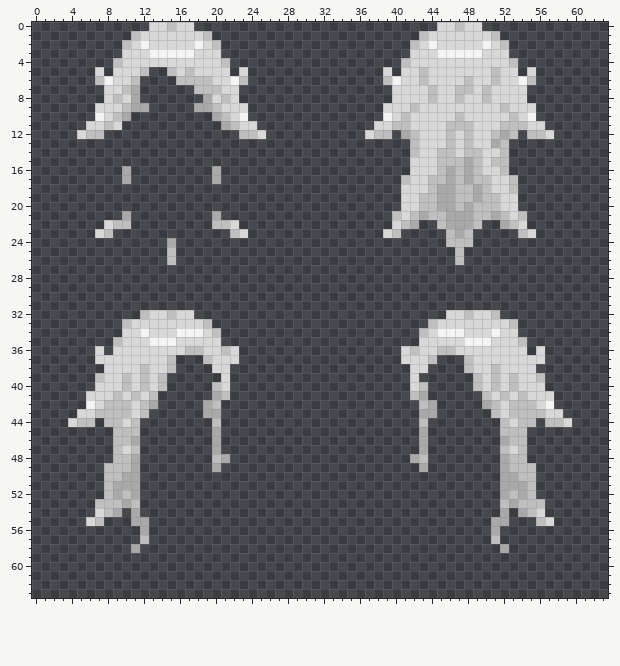
File history of a pixel-art sprite, Resources/Textures/_Nuclear14/Mobs/Customization/hair.rsi/ratty_royalty.png. Above is the file before it was changed.
The file is 64x64 pixels.
Now the later version:
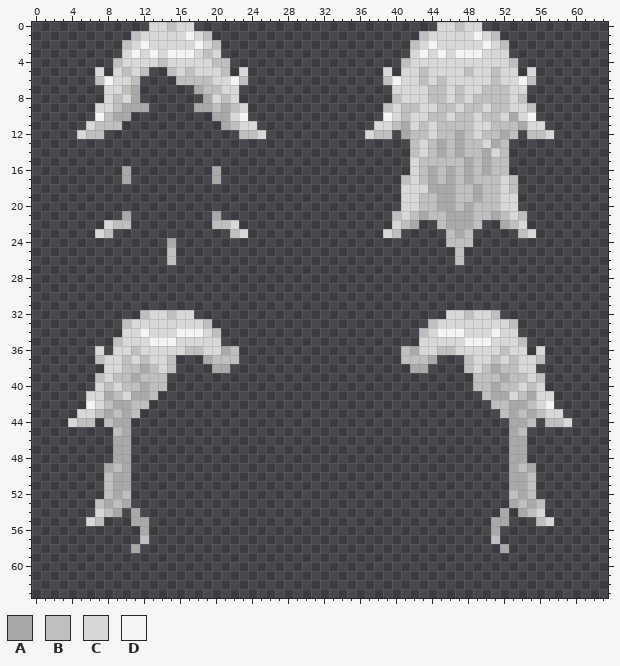
Palette (. is transparent): A #a9a9a9  B #bfbfbf  C #d8d8d8  D #f4f4f4
Diff:
The edit turns colour B into colour A in row 7 at x 18; in row 9 at x 10; in row 10 at x 9, 21 and 53; in row 11 at x 41 and 54; in row 14 at x 45; in rows 17 to 18 at x 44.
The edit turns colour B into colour A in row 36 at x 21 and 42; in row 37 at x 19 and 44; in row 38 at x 12 and 51; in row 40 at x 12 and 51; in row 41 at x 11 and 52; in row 42 at x 9 to 10 and 53 to 54.
The edit turns colour B into colour A in row 43 at x 8, 10, 53 and 55; in row 44 at x 9 and 54; in row 45 at x 10 and 53; in row 46 at x 9 to 10 and 53 to 54; in row 47 at x 9 and 54; in row 48 at x 9 to 10 and 53 to 54.
The edit turns colour B into colour A in row 49 at x 8, 10, 53 and 55; in row 50 at x 9 and 54; in row 53 at x 8 and 55.
The edit turns colour C into colour A in row 9 at x 21; in row 12 at x 47; in row 13 at x 45 and 47; in row 14 at x 47 and 50; in row 15 at x 50; in row 16 at x 44 and 50.
The edit turns colour C into colour A in row 38 at x 20 to 21 and 42 to 43; in row 39 at x 11 and 52; in row 41 at x 8, 12, 51 and 55; in row 44 at x 10 and 53; in row 47 at x 10 and 53.
The edit turns colour C into colour B in row 3 at x 19; in row 4 at x 14 and 20; in row 5 at x 10, 21 and 48; in row 6 at x 45; in row 7 at x 45 and 51 to 52; in row 8 at x 40, 45, 49, 51 to 52 and 54.
The edit turns colour C into colour B in row 9 at x 9, 22, 39, 41, 45 to 46, 48 to 49, 51 and 55; in row 10 at x 8, 44 to 45, 48 and 50 to 51; in row 11 at x 7, 9, 43, 45 and 51; in row 12 at x 43, 45 and 50; in row 13 at x 44 and 49; in row 14 at x 44.
The edit turns colour C into colour B in row 15 at x 43 to 44; in rows 16 to 17 at x 43 and 51; in row 18 at x 51; in row 36 at x 11, 22, 41 and 52; in row 37 at x 7, 10, 12, 20 to 22, 41 to 43, 51, 53 and 56; in row 38 at x 10 to 11, 13, 50 and 52 to 53.
The edit turns colour C into colour B in row 39 at x 9, 13, 50 and 54; in row 40 at x 8, 11, 13, 50, 52 and 55; in rows 42 to 43 at x 11 and 52.
The edit turns colour B into colour C in rows 6 to 7 at x 48.
The edit turns colour D into colour C in row 3 at x 14 and 46.
The edit turns colour C into colour D in row 1 at x 17 and 49; in row 3 at x 11 and 43.
The author cleared colour A in row 41 at x 20 and 43; in row 42 at x 13, 19, 44 and 50; in row 43 at x 19 to 20 and 43 to 44; in row 45 at x 20 and 43; in row 46 at x 11, 20, 43 and 52; in row 47 at x 20 and 43.
The author cleared colour A in row 48 at x 11, 21, 42 and 52; in row 49 at x 11, 20, 43 and 52; in rows 50 to 52 at x 11 and 52.
The author cleared colour B in row 40 at x 20 and 43; in row 41 at x 21 and 42; in row 42 at x 20 and 43; in row 43 at x 12 and 51; in row 44 at x 11, 20, 43 and 52; in row 45 at x 11 and 52.
The author cleared colour B in row 47 at x 11 and 52; in row 48 at x 20 and 43; in row 53 at x 11 and 52.
The author cleared colour C in rows 39 to 40 at x 21 and 42.
Pixel boxes of the changes (left, top, right, bottom) in both pictures:
changed: (95, 31, 239, 130)
changed: (383, 31, 536, 193)
changed: (95, 346, 158, 508)
changed: (203, 346, 239, 472)
changed: (401, 346, 437, 472)
changed: (482, 346, 545, 508)
